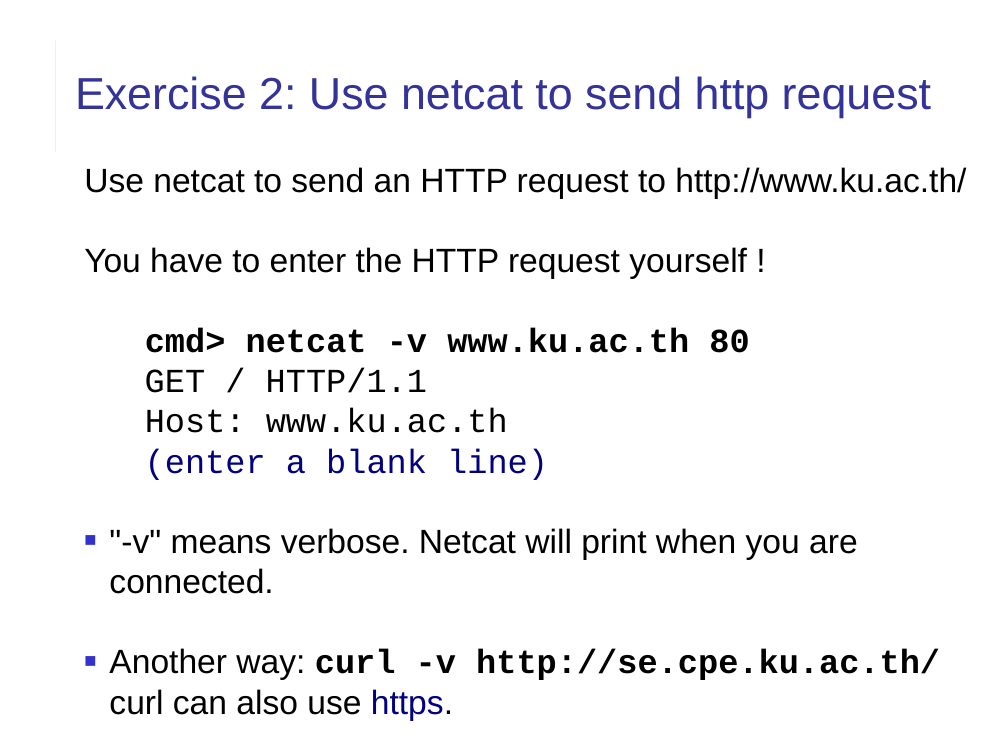
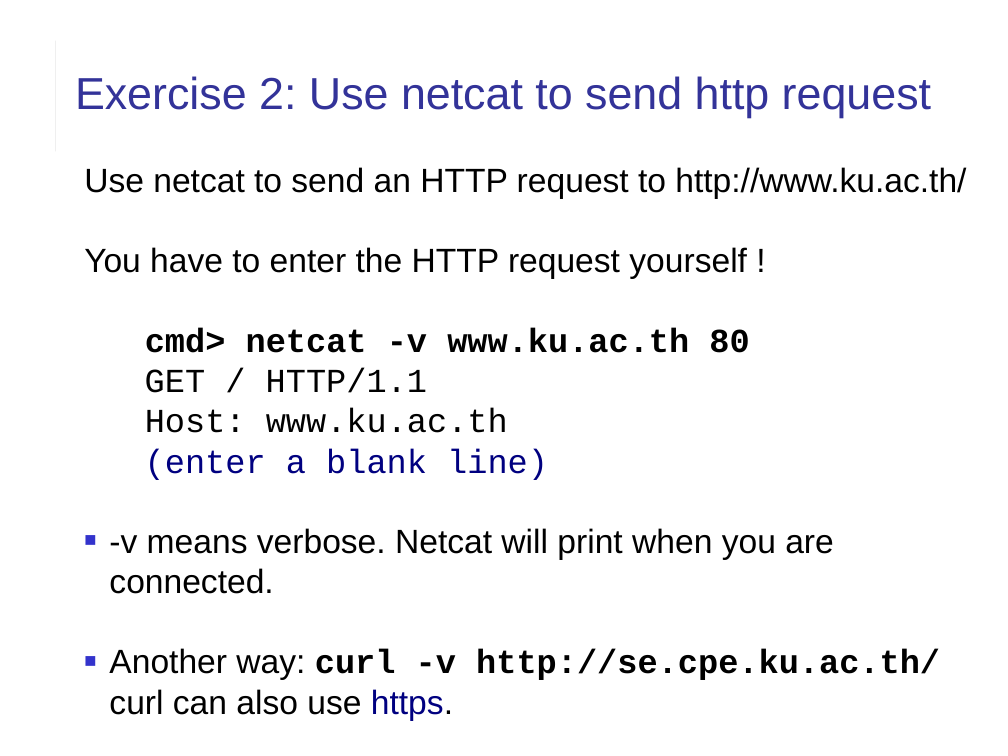
Before and after one commit to cpske/ISP, a slide deck: slide 10 of web/HTTP-in-Action.ppt. Drawn at 1008x756 pixels with LibreOffice and Linux fonts; fonts in the diff are those of the drawing. Boxes give left, top, right and bottom in pixels: in the first picture for what was removed or moved away, otherwise in the second. Text is boxed around its words. In the diff, an @@ line names an element or a change of style, - is before the commit and + after.

Commit message:
fix link in assignment, update slides on HTTP (Tired of explicitly wording assignments!)

```diff
--- a/web/HTTP-in-Action.ppt
+++ b/web/HTTP-in-Action.ppt
@@ text at [109, 528, 834, 594]: text changed @@
-■ "-v" means verbose. Netcat will print when you are connected.
+■ -v means verbose. Netcat will print when you are connected.
```
Also in this commit, not shown: 7 other slides changed, 10 other files.
